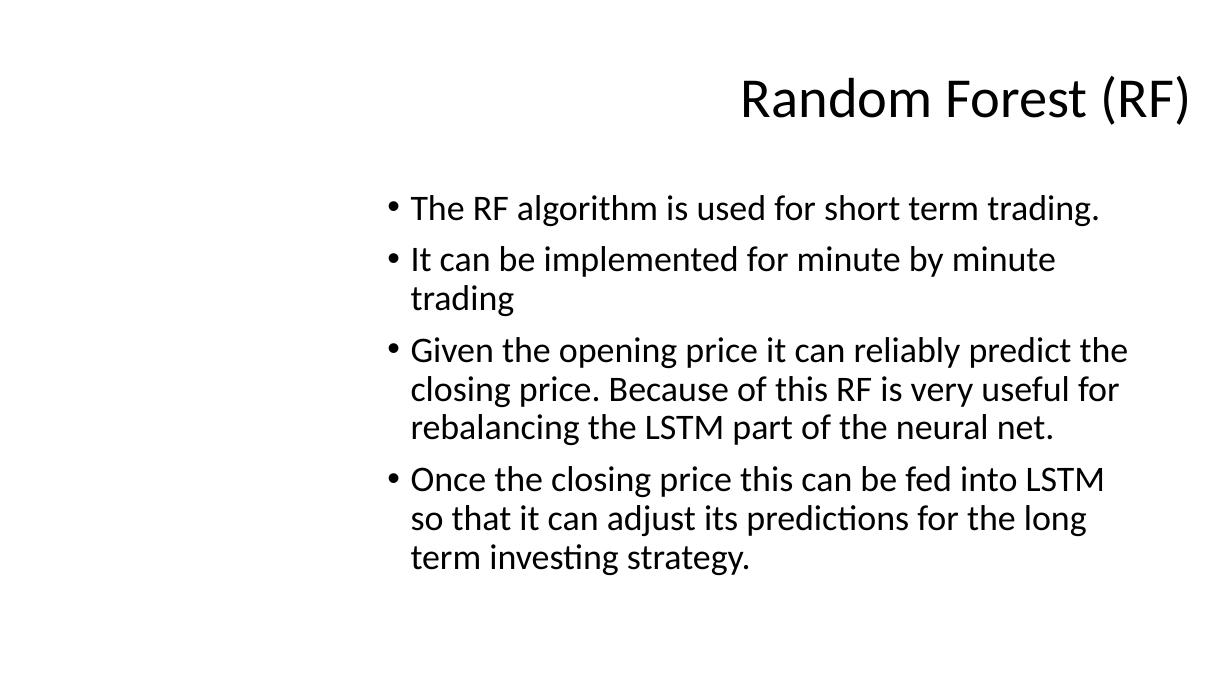
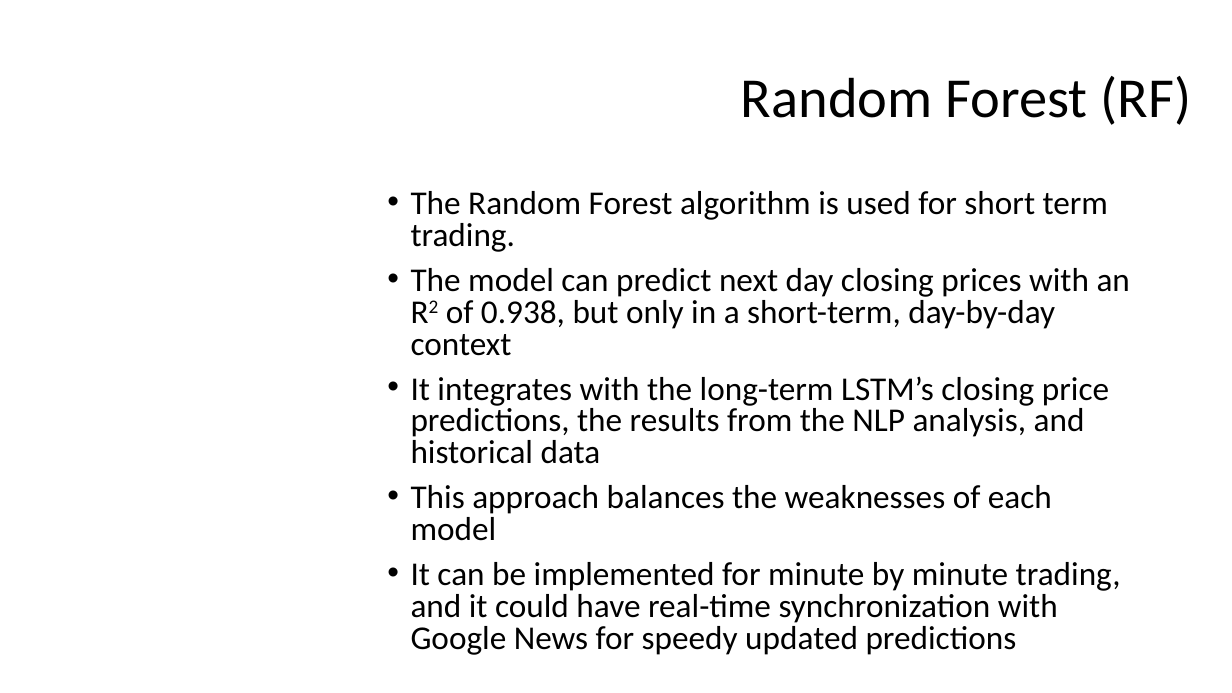
Before and after one commit to FSSoar/IlliniDatathon2019, a slide deck: slide 4 of Team 12 Datathon Presentation.pptx. Drawn at 1232x693 pixels with LibreOffice and Linux fonts; fonts in the diff are those of the drawing; background and template pictures are left out. Boxes give left, top, right and bottom in pixels: in the first picture for what was removed or moved away, otherwise in the second. Text is boxed around its words. In the diff, an @@ line names an element or a change of style, - is before the commit and + after.

Commit message:
stuff

```diff
--- a/Team 12 Datathon Presentation.pptx
+++ b/Team 12 Datathon Presentation.pptx
@@ text at bbox=[411, 191, 1130, 655]: text changed; size 28 to 25.9 pt @@
-• The RF algorithm is used for short term trading.
-• It can be implemented for minute by minute trading
-• Given the opening price it can reliably predict the closing price. Because of this RF is very useful for rebalancing the LSTM part of the neural net.
-• Once the closing price this can be fed into LSTM so that it can adjust its predictions for the long term investing strategy.
+• The Random Forest algorithm is used for short term trading.
+• The model can predict next day closing prices with an R2 of 0.938, but only in a short-term, day-by-day context
+• It integrates with the long-term LSTM’s closing price predictions, the results from the NLP analysis, and historical data
+• This approach balances the weaknesses of each model
+• It can be implemented for minute by minute trading, and it could have real-time synchronization with Google News for speedy updated predictions
```
Also in this commit, not shown: 3 other slides changed.
